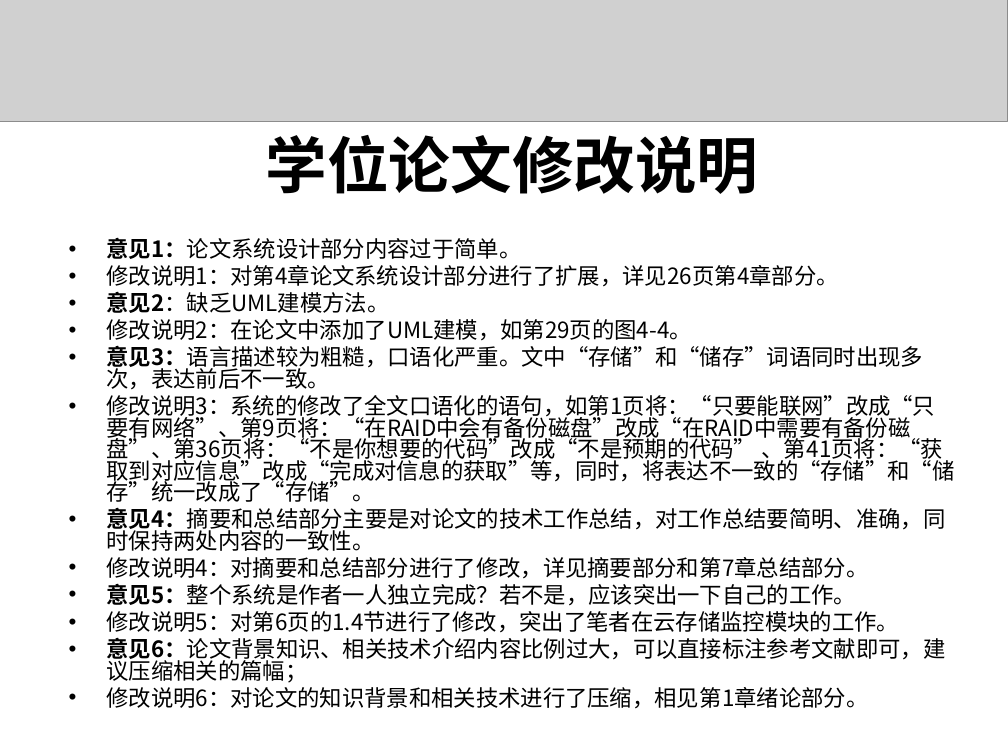
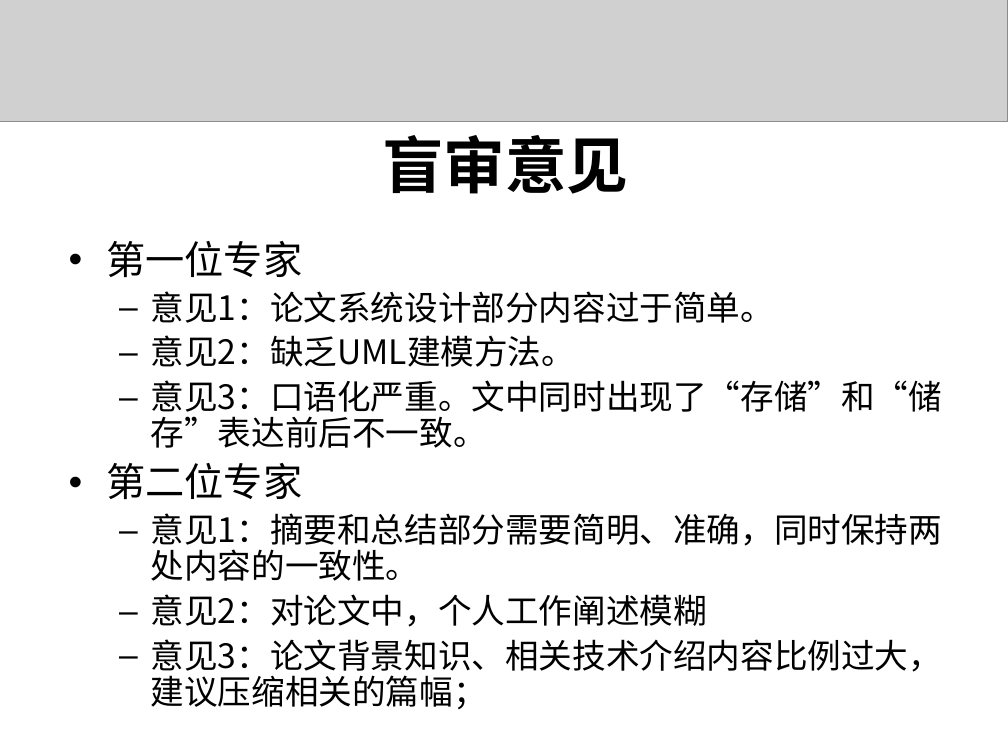
Before and after one commit to liaoliaoanxiao/mediumRepy, a slide deck: slide 19 of 论文/SA14226355孙君伟答辩.ppt. Drawn at 1008x756 pixels with LibreOffice and Linux fonts; fonts in the diff are those of the drawing; grey boxes stand for pictures. Boxes give left, top, right and bottom in pixels: in the first picture for what was removed or moved away, otherwise in the second. Text is boxed around its words. In the diff, an @@ line names an element or a change of style, - is before the commit and + after.

```diff
--- a/论文/SA14226355孙君伟答辩.ppt
+++ b/论文/SA14226355孙君伟答辩.ppt
@@ title at box(382, 135, 628, 194): text changed @@
-学位论文修改说明
+盲审意见
@@ text at box(107, 241, 303, 277): paragraph added @@
+• 第一位专家
@@ text at box(107, 265, 839, 287): paragraph removed @@
-• 修改说明1：对第4章论文系统设计部分进行了扩展，详见26页第4章部分。
@@ text at box(151, 291, 774, 367): size 16 to 24 pt, bold off in "意见1：论文系统设计部分内容过于简单。", "意见2：缺乏UML建模方法。"; bullet • to –; list level 1 to 2 in "意见1：论文系统设计部分内容过于简单。"; line spacing 0.8 to 0.9; list level 1 to 2 in "意见2：缺乏UML建模方法。" @@
@@ text at box(107, 380, 942, 709): text changed; size 16 to 24 pt @@
-• 修改说明2：在论文中添加了UML建模，如第29页的图4-4。
-• 意见3：语言描述较为粗糙，口语化严重。文中“存储”和“储存”词语同时出现多次，表达前后不一致。
-• 修改说明3：系统的修改了全文口语化的语句，如第1页将：“只要能联网”改成“只要有网络”、第9页将：“在RAID中会有备份磁盘”改成“在RAID中需要有备份磁盘”、第36页将：“不是你想要的代码”改成“不是预期的代码” 、第41页将：“获取到对应信息”改成“完成对信息的获取”等，同时，将表达不一致的“存储”和“储存”统一改成了“存储”。
-• 意见4：摘要和总结部分主要是对论文的技术工作总结，对工作总结要简明、准确，同时保持两处内容的一致性。
-• 修改说明4：对摘要和总结部分进行了修改，详见摘要部分和第7章总结部分。
-• 意见5：整个系统是作者一人独立完成？若不是，应该突出一下自己的工作。
-• 修改说明5：对第6页的1.4节进行了修改，突出了笔者在云存储监控模块的工作。
-• 意见6：论文背景知识、相关技术介绍内容比例过大，可以直接标注参考文献即可，建议压缩相关的篇幅；
-• 修改说明6：对论文的知识背景和相关技术进行了压缩，相见第1章绪论部分。
+  – 意见3：口语化严重。文中同时出现了“存储”和“储存”表达前后不一致。
+• 第二位专家
+  – 意见1：摘要和总结部分需要简明、准确，同时保持两处内容的一致性。
+  – 意见2：对论文中，个人工作阐述模糊
+  – 意见3：论文背景知识、相关技术介绍内容比例过大，建议压缩相关的篇幅；
```
Also in this commit, not shown: 1 other file.
